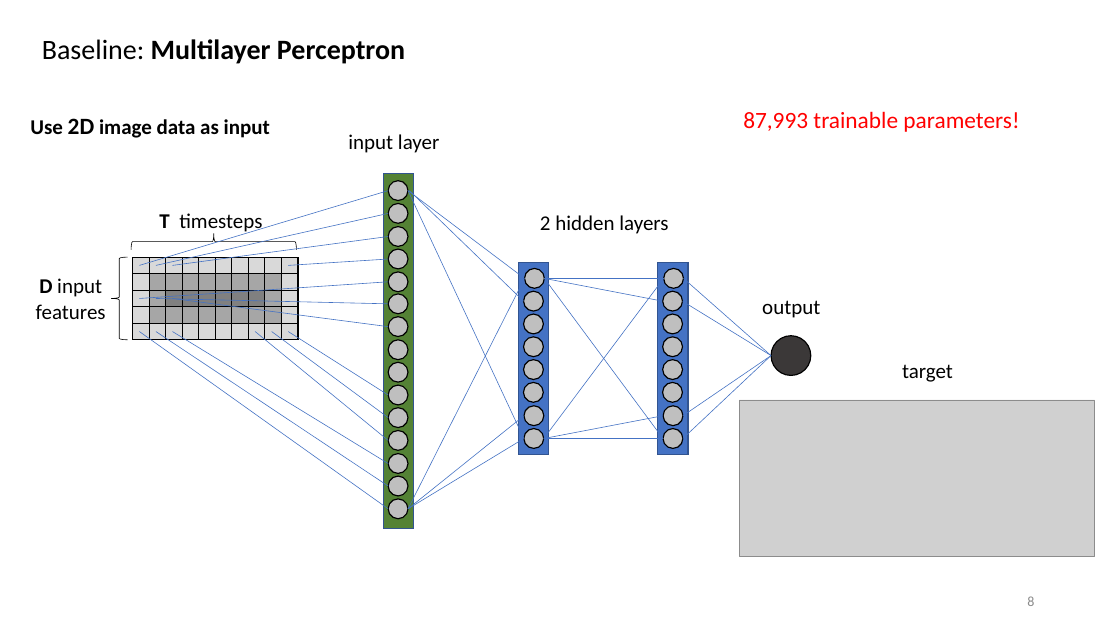
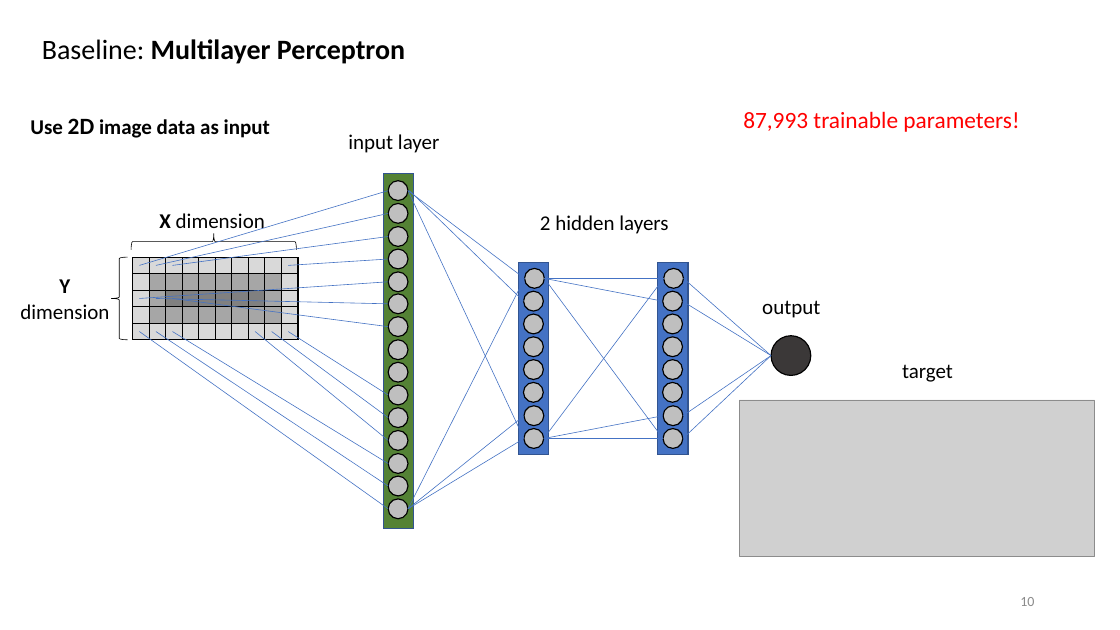
Before and after one commit to MarcoLandtHayen/EchoStateNetworks, a slide deck: slide 10 of ESN_ClassificationLRP_ENSO_OD-Talk.pptx (slide 8 before the commit). Drawn at 1120x630 pixels with LibreOffice and Linux fonts; fonts in the diff are those of the drawing; grey boxes stand for pictures. Boxes give left, top, right and bottom in pixels: in the first picture for what was removed or moved away, otherwise in the second. Text is boxed around its words. In the diff, an @@ line names an element or a change of style, - is before the commit and + after.

```diff
--- a/ESN_ClassificationLRP_ENSO_OD-Talk.pptx
+++ b/ESN_ClassificationLRP_ENSO_OD-Talk.pptx
@@ text at [159, 213, 265, 235]: text changed @@
-T timesteps
+X dimension
@@ text at [20, 279, 109, 319]: text changed @@
-D input features
+Y dimension
@@ page number at [1020, 597, 1034, 606]: text changed @@
-8
+10
```
Also in this commit, not shown: 18 other slides changed, 2 slides added, 1 slide removed.
